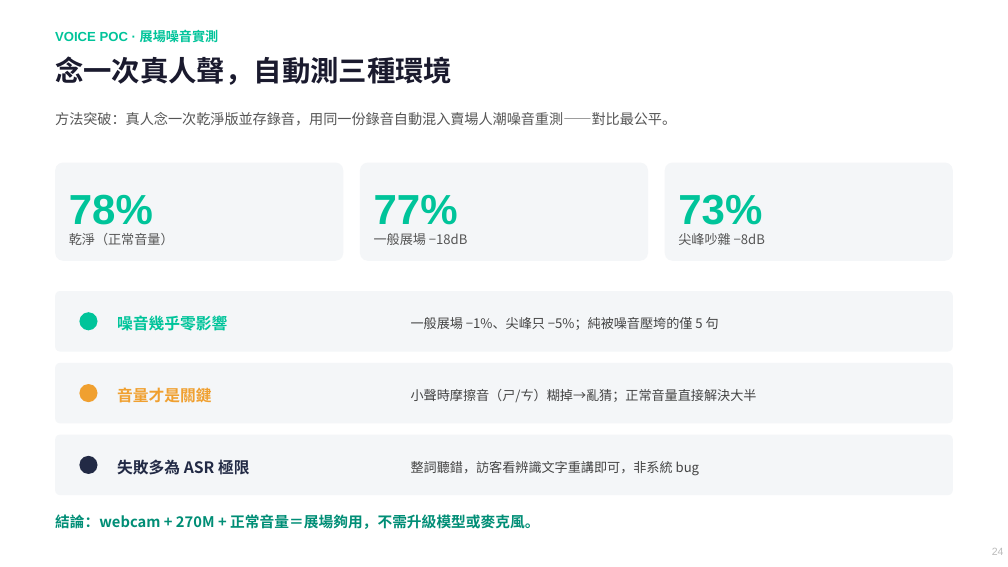
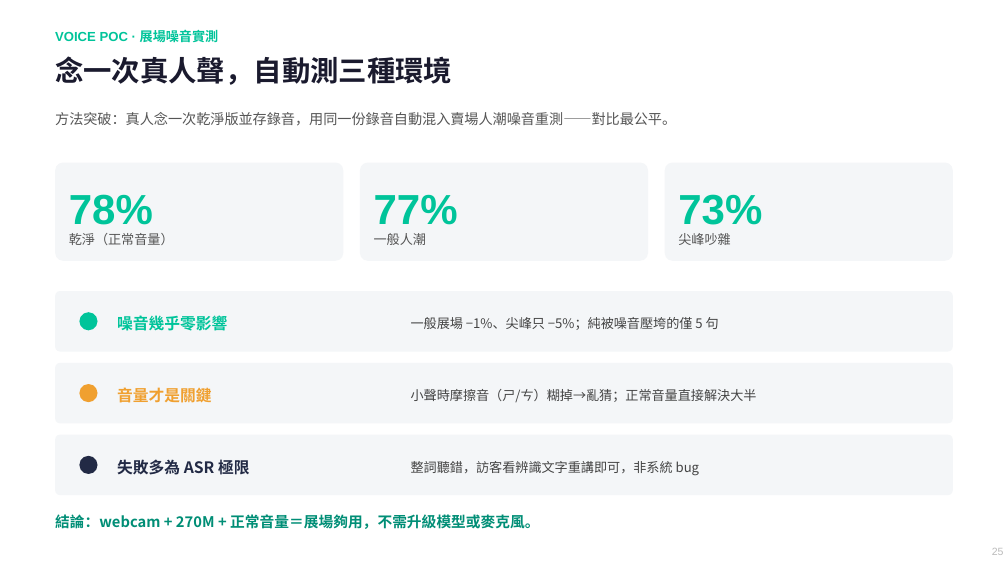
Before and after one commit to chunyen627-afk/warehouse-v2-agent, a slide deck: slide 25 of 倉管Agent_專案簡報.pptx (slide 24 before the commit). Drawn at 1008x567 pixels with LibreOffice and Linux fonts; fonts in the diff are those of the drawing. Boxes give left, top, right and bottom in pixels: in the first picture for what was removed or moved away, otherwise in the second. Text is boxed around its words. In the diff, an @@ line names an element or a change of style, - is before the commit and + after.

```diff
--- a/倉管Agent_專案簡報.pptx
+++ b/倉管Agent_專案簡報.pptx
@@ text at (374,233,426,245): text changed @@
-一般展場 −18dB
+一般人潮
@@ text at (678,233,730,245): text changed @@
-尖峰吵雜 −8dB
+尖峰吵雜
@@ text at (992,548,1004,555): text changed @@
-24
+25
```
Also in this commit, not shown: 18 other slides changed, 1 slide added, 1 other file.
